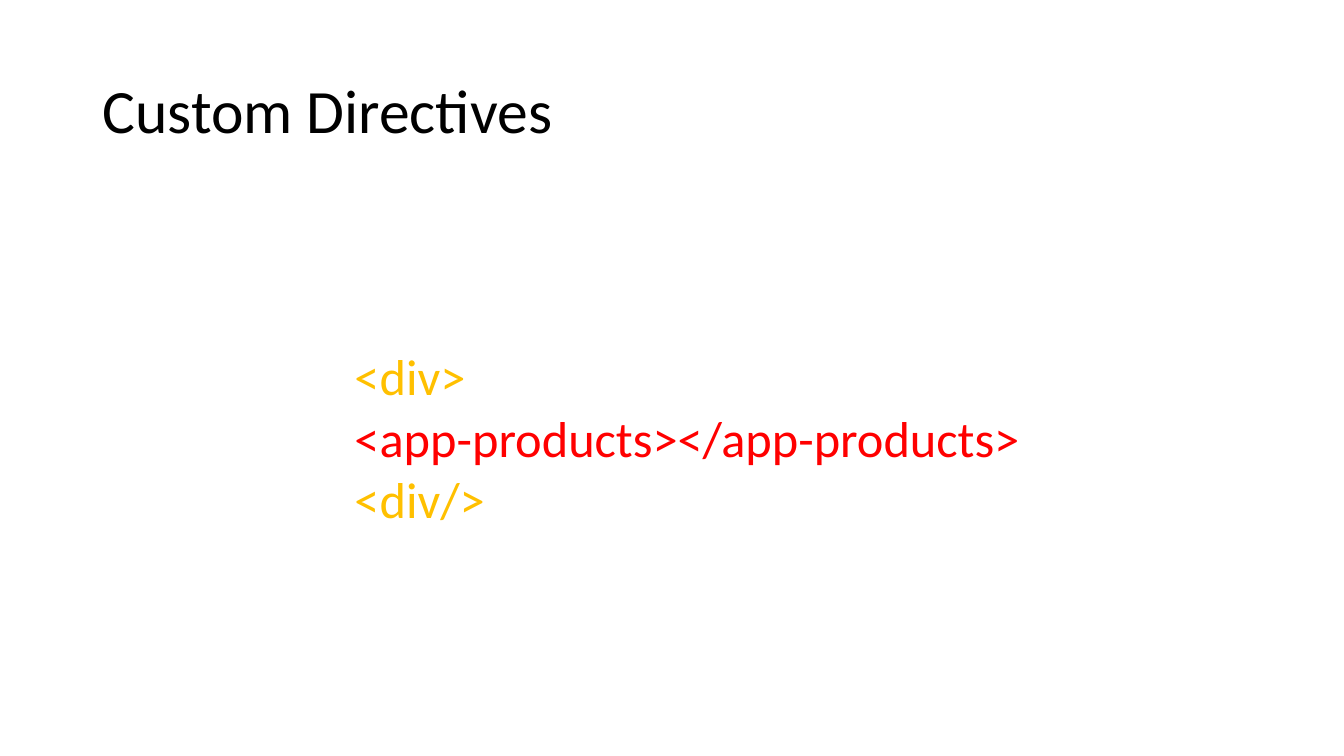
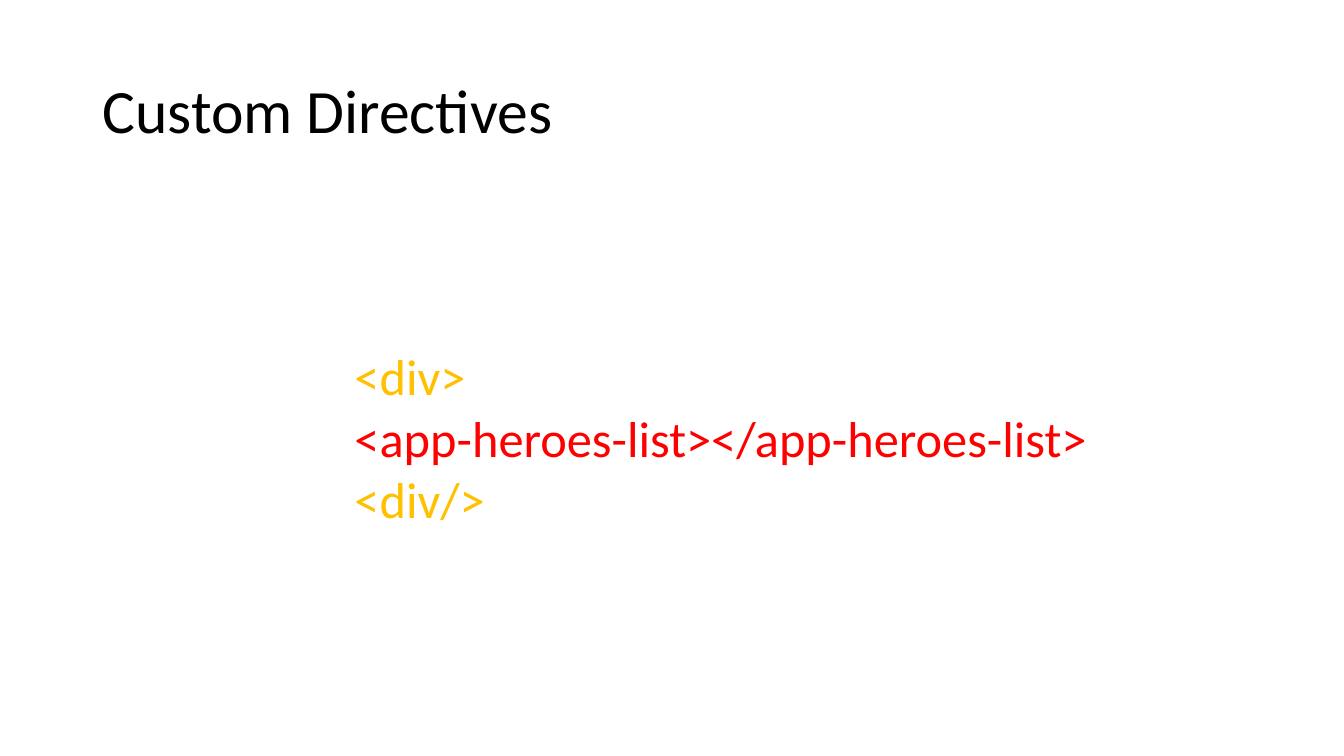
Before and after one commit to VadimPeczynski/Angular-Workshop, a slide deck: slide 25 of 1/presentation/Angular 1.pptx. Drawn at 1344x756 pixels with LibreOffice and Linux fonts; fonts in the diff are those of the drawing. Boxes give left, top, right and bottom in pixels: in the first picture for what was removed or moved away, otherwise in the second. Text is boxed around its words. In the diff, an @@ line names an element or a change of style, - is before the commit and + after.

```diff
--- a/1/presentation/Angular 1.pptx
+++ b/1/presentation/Angular 1.pptx
@@ text at <box>354,422,1086,465</box>: text changed @@
-          <app-products></app-products>
+          <app-heroes-list></app-heroes-list>
```
Also in this commit, not shown: 4 other slides changed, 1 slide added, 1 other file.
